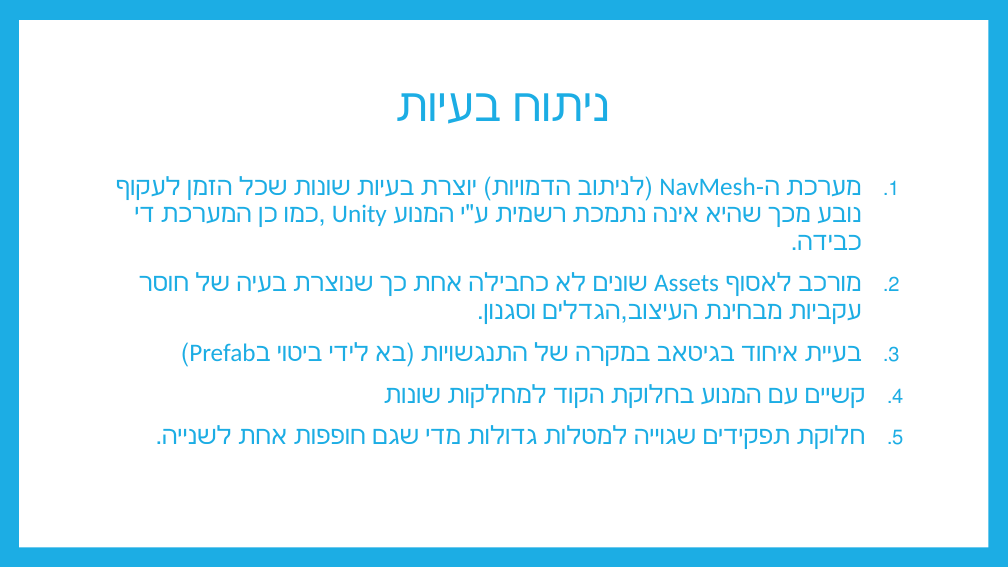
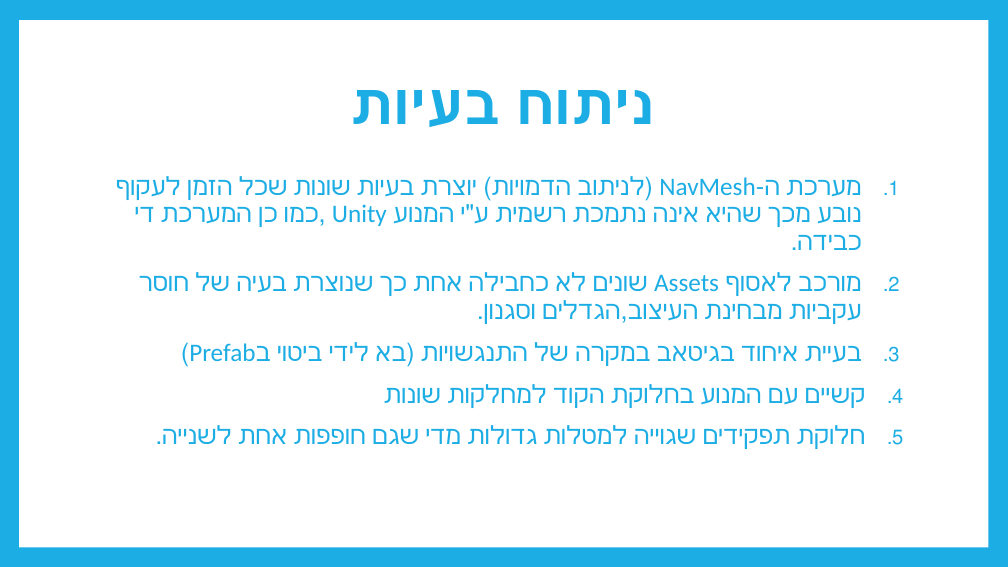
Before and after one commit to eliacharfe/Assemble-Z-Army, a slide deck: slide 18 of דוחות/מצגות/מצגת התקדמות.pptx. Drawn at 1008x567 pixels with LibreOffice and Linux fonts; fonts in the diff are those of the drawing. Boxes give left, top, right and bottom in pixels: in the first picture for what was removed or moved away, otherwise in the second. Text is boxed around its words. In the diff, an @@ line names an element or a change of style, - is before the commit and + after.

Commit message:
presentation's update

```diff
--- a/דוחות/מצגות/מצגת התקדמות.pptx
+++ b/דוחות/מצגות/מצגת התקדמות.pptx
@@ title "ניתוח בעיות" at <box>357,90,655,197</box>: size 44 to 54 pt, bold on @@
```
Also in this commit, not shown: 7 other slides changed, 2 other files.
